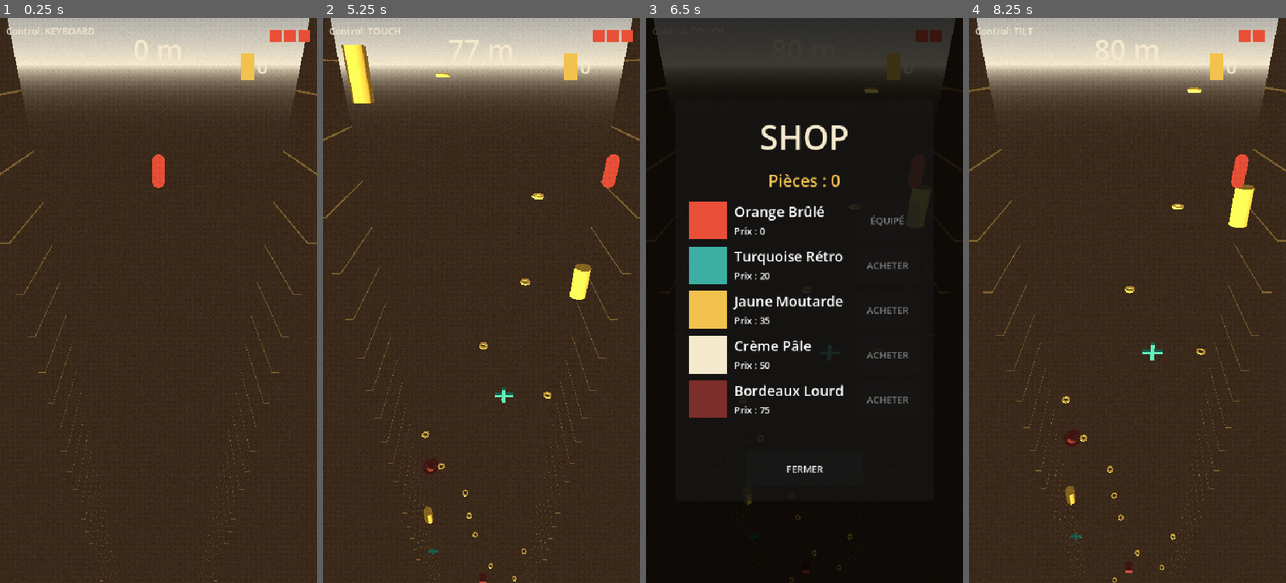
Above: before the commit, frames 1-4 (left to right).
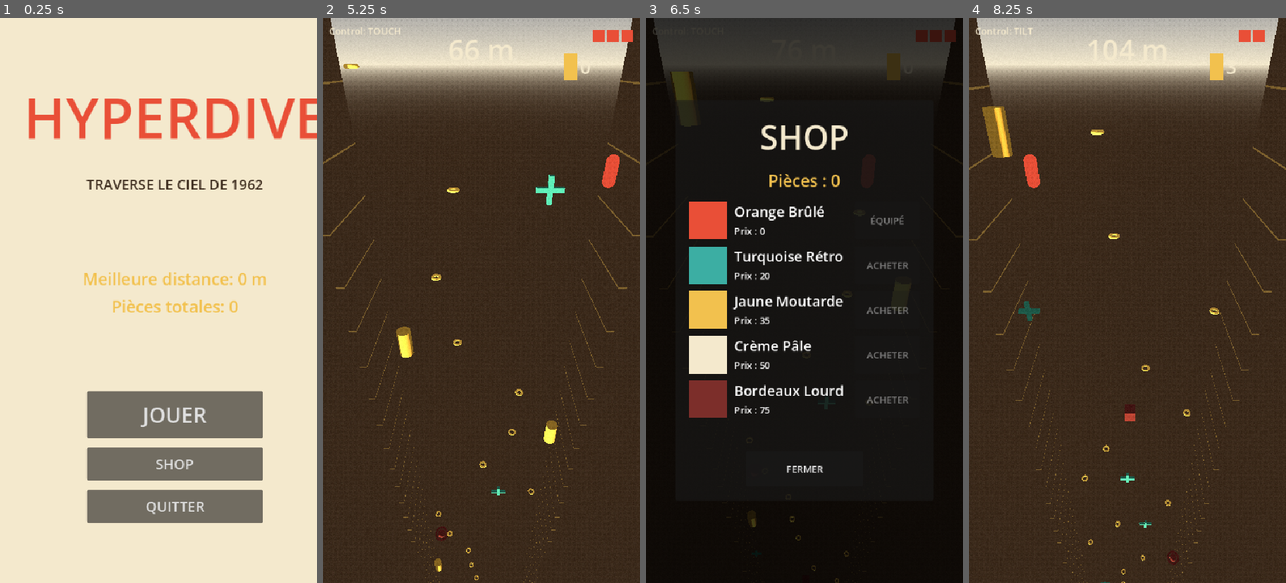
Above: after the commit, the same moments.

Repository: quvntvn/Hyperdive
Game: Godot game, scene res://scenes/ui/main_menu.tscn
The game is run twice, just before and just after one commit, with the same random seed, the same clock (stepped at 60 frames per second) and the same inputs. Before the commit the project starts from res://scenes/game/main_game.tscn.
Inputs (mouse positions are in pixels of both pictures, inside the frame that each line leads up to):
- Up to frame 1 (0.25 s): no input
- Up to frame 2 (5.25 s): click (497, 413) at 0.5 s, where only the run after the commit has a clickable "JOUER"; tap Enter at 1.25 s; move the mouse to (551, 272) at 1.27 s; hold D (move_right) 1.28-2 s; tap 1 at 1.35 s; click (551, 272) at 1.42 s; drag from (418, 328) to (465, 413) at 2.02 s; move the mouse to (513, 176) at 2.77 s; hold D (move_right) 2.78-3.5 s; tap 3 at 2.85 s; drag from (465, 413) to (386, 215) at 3.52 s; move the mouse to (576, 385) at 4.27 s; hold A (move_left) 4.28-5 s; tap 2 at 4.35 s; drag from (386, 215) to (433, 159) at 5.02 s
- Up to frame 3 (6.5 s): move the mouse to (820, 300) at 5.77 s; hold S from 5.78 s (still down); tap 1 at 5.85 s; click (820, 300) at 5.92 s
- Up to frame 4 (8.25 s): release S at 6.5 s; click "FERMER" at 6.5 s; drag from (1079, 159) to (1064, 328) at 7.27 s; move the mouse to (1197, 272) at 8.02 s; hold D (move_right) from 8.03 s (still down); tap 3 at 8.1 s

The runs differ from the first frame. In frame 1, 97% of the frame differs, in the area x 0-100%, y 0-100%; in frame 2, 3.6%; in frame 3, 0.5%; in frame 4, 3.5%.

Commit message:
chore(project): main_menu.tscn devient la scène de démarrage
Co-Authored-By: Claude Sonnet 4.6 <noreply@anthropic.com>

Diff:
--- a/hyperdive/project.godot
+++ b/hyperdive/project.godot
@@ -11,7 +11,7 @@
 [application]
 
 config/name="Hyperdive"
-run/main_scene="res://scenes/game/main_game.tscn"
+run/main_scene="res://scenes/ui/main_menu.tscn"
 config/features=PackedStringArray("4.6", "Mobile")
 config/icon="res://icon.svg"
 
